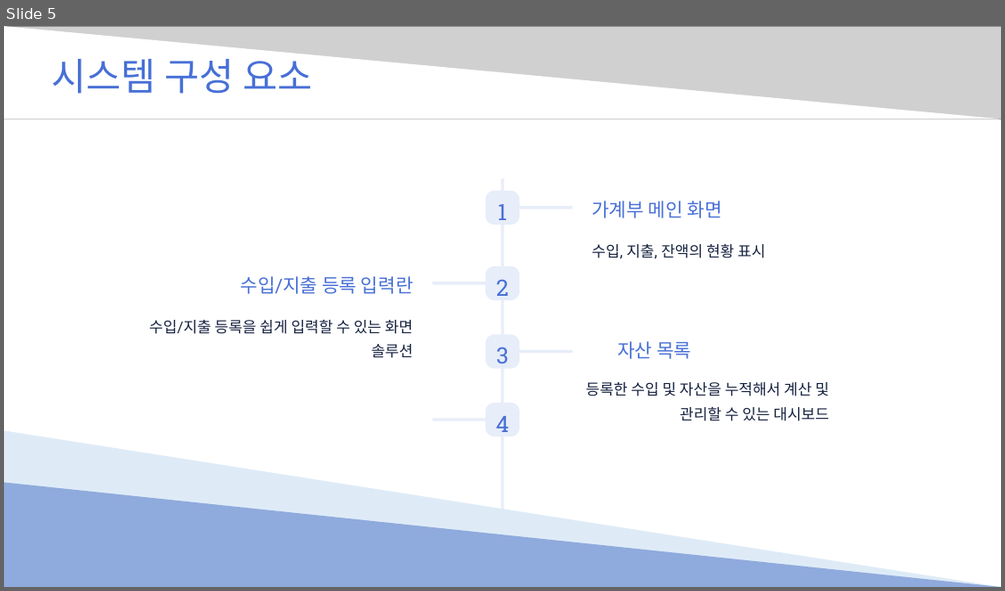
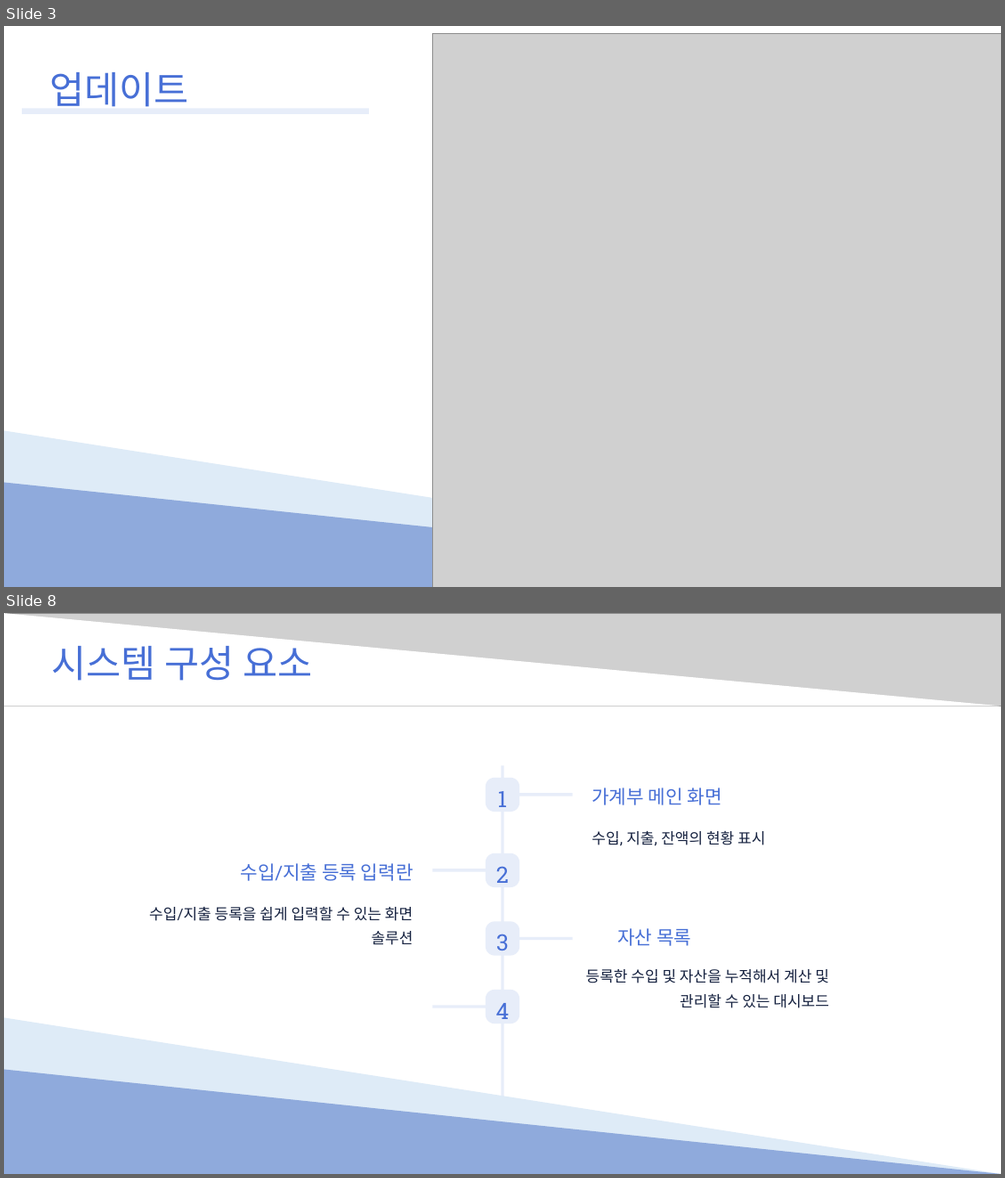
Before and after one commit to Hyno2/C-project, a slide deck: PPT/System.pptx. Shown one above the other, each under a label of ours: slide 5 before the commit, slides 3 and 8 after it; the slides between them are not shown. The pictures are 1005x591 and 1005x1178 pixels, drawn with LibreOffice and Linux fonts; fonts in the diff are those of the drawing; grey boxes stand for pictures. Boxes give left, top, right and bottom in pixels: in the first picture for what was removed or moved away, otherwise in the second. Text is boxed around its words. In the diff, an @@ line names an element or a change of style, - is before the commit and + after.

```diff
--- a/PPT/System.pptx
+++ b/PPT/System.pptx
@@ slide 3 added at [4, 26, 1001, 587], background #FFFFFF @@
@@ picture added at [433, 33, 1001, 587] @@
@@ text added at [50, 72, 189, 107], 43.7 pt, text #476FD6 @@
+업데이트
@@ rectangle added at [22, 108, 369, 114], fill #E7EDF9 @@
@@ right triangle added at [4, 430, 1001, 587], fill #DEEBF7 @@
@@ right triangle added at [4, 482, 1001, 587], fill #8FAADC @@
@@ what was slide 5 is now slide 8 @@
```
Also in this commit, not shown: 4 slides changed, 2 other slides added.
